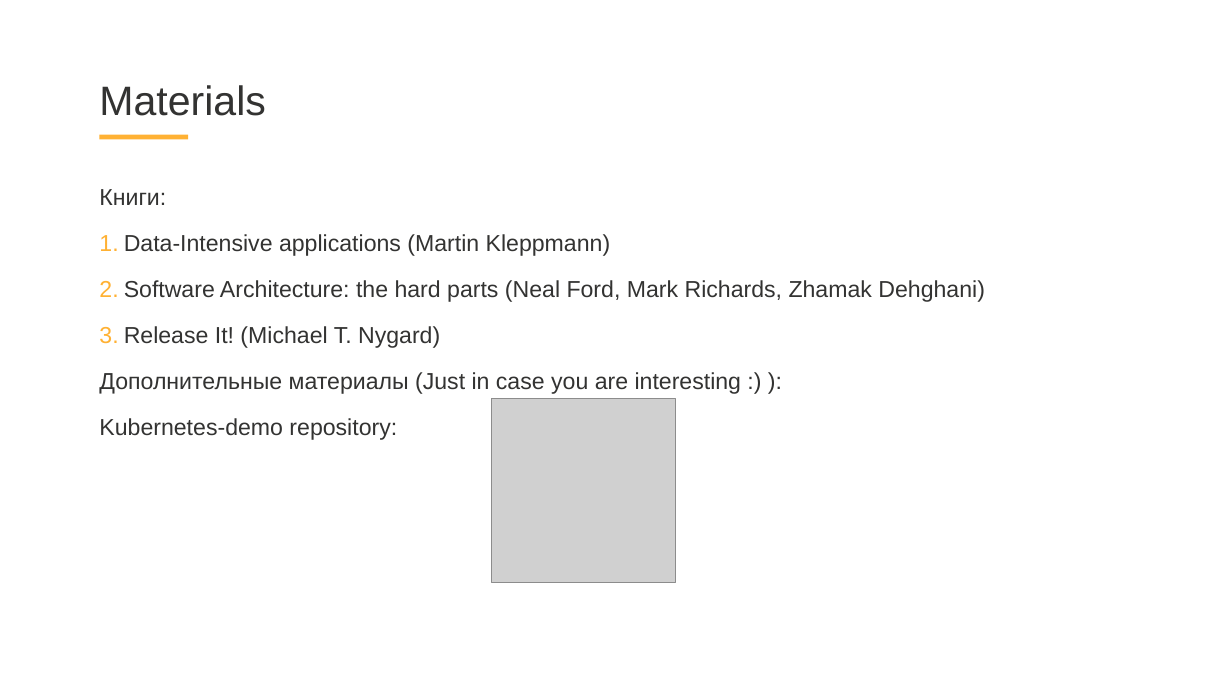
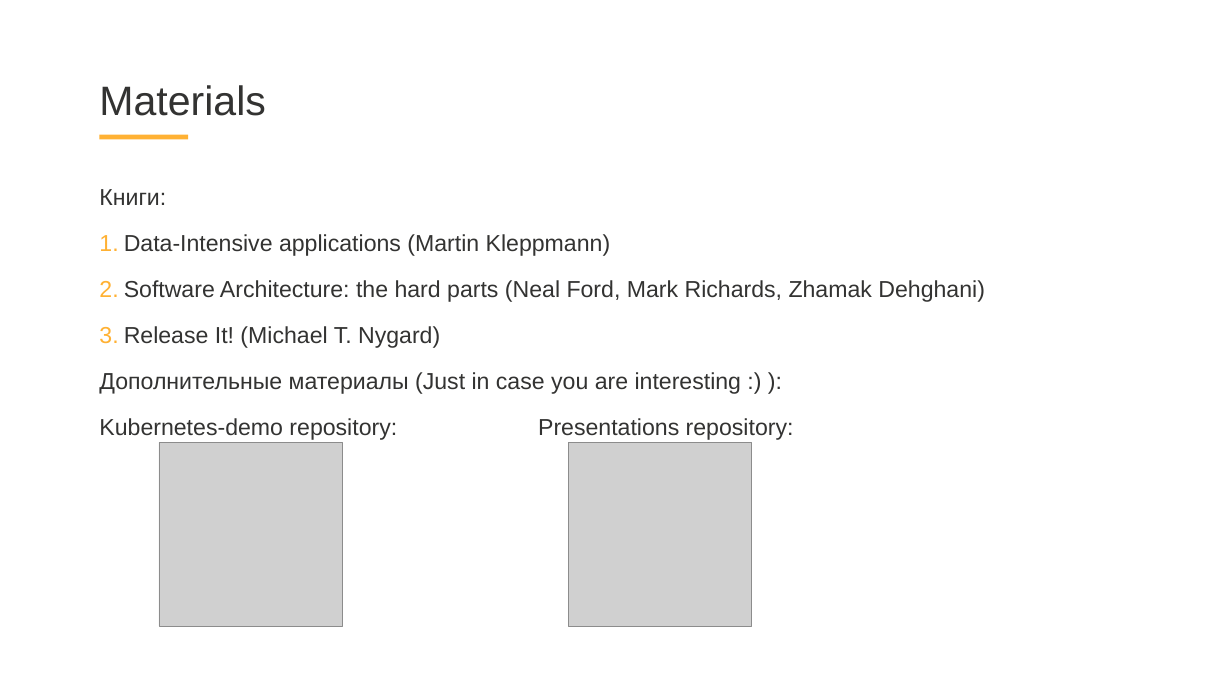
Before and after one commit to VielenDanke/presentations, a slide deck: slide 51 of acid_isolation/transactions.pptx. Drawn at 1232x693 pixels with LibreOffice and Linux fonts; fonts in the diff are those of the drawing; grey boxes stand for pictures; background and template pictures are left out. Boxes give left, top, right and bottom in pixels: in the first picture for what was removed or moved away, otherwise in the second. Text is boxed around its words. In the diff, an @@ line names an element or a change of style, - is before the commit and + after.

Commit message:
add qr endpoint

```diff
--- a/acid_isolation/transactions.pptx
+++ b/acid_isolation/transactions.pptx
@@ text at <box>99,418,794,440</box>: text changed @@
-Kubernetes-demo repository:
+Kubernetes-demo repository: Presentations repository:
@@ picture: place and size @@
-picture at <box>492,399,675,582</box>
+picture at <box>159,442,342,626</box>
@@ picture added at <box>569,442,752,626</box> @@
```
